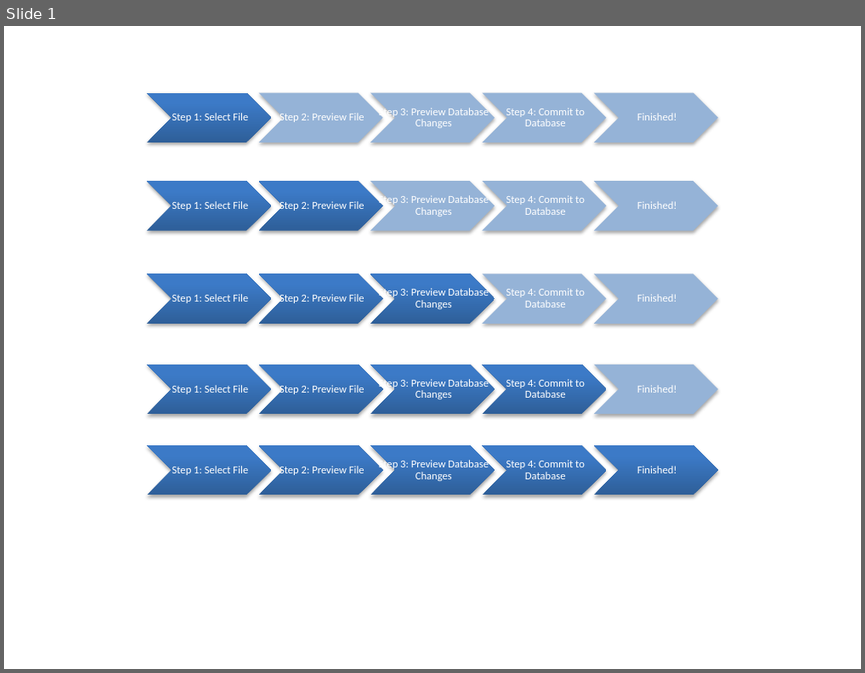
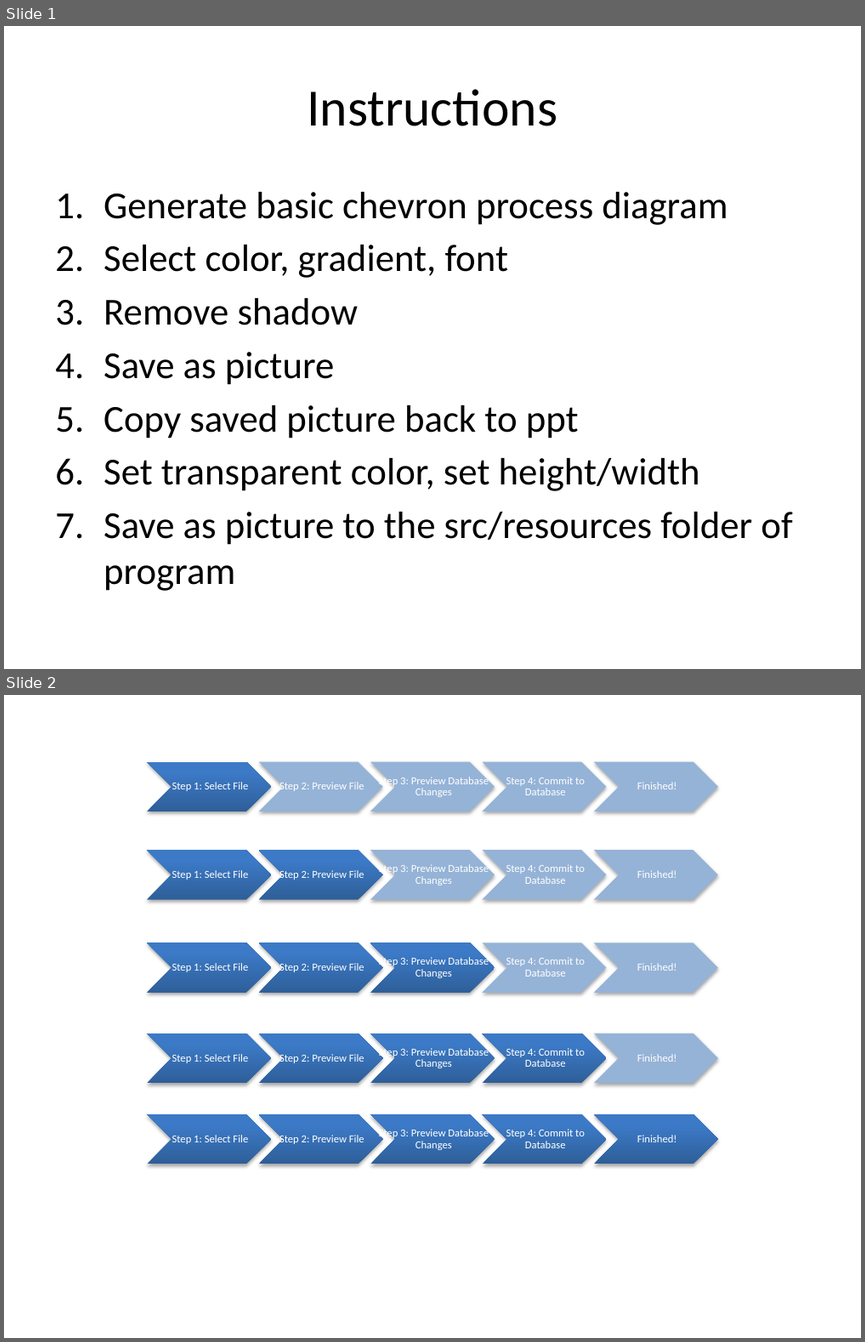
Before and after one commit to jrwalsh/CycTools, a slide deck: Images/ImportProgressionSource.pptx. Shown one above the other, each under a label of ours: slide 1 before the commit, slides 1 and 2 after it. The pictures are 865x673 and 865x1342 pixels, drawn with LibreOffice and Linux fonts; fonts in the diff are those of the drawing. Boxes give left, top, right and bottom in pixels: in the first picture for what was removed or moved away, otherwise in the second. Text is boxed around its words. In the diff, an @@ line names an element or a change of style, - is before the commit and + after.

Commit message:
Feature #1610 Static image "breadcrumbs" added to import tool to help show what step the user is on for each screen.  Includes original ppt file used to generate the images.

```diff
--- a/Images/ImportProgressionSource.pptx
+++ b/Images/ImportProgressionSource.pptx
@@ slide 1 added at [4, 26, 861, 669], background #FFFFFF @@
@@ title added at [307, 89, 557, 126], 44 pt, text #000000 @@
+Instructions
@@ text added at [103, 192, 792, 590], 32 pt, text #000000 @@
+1. Generate basic chevron process diagram
+2. Select color, gradient, font
+3. Remove shadow
+4. Save as picture
+5. Copy saved picture back to ppt
+6. Set transparent color, set height/width
+7. Save as picture to the src/resources folder of program
@@ what was slide 1 is now slide 2 @@
```
Also in this commit, not shown: 5 other slides added, 6 other files.
